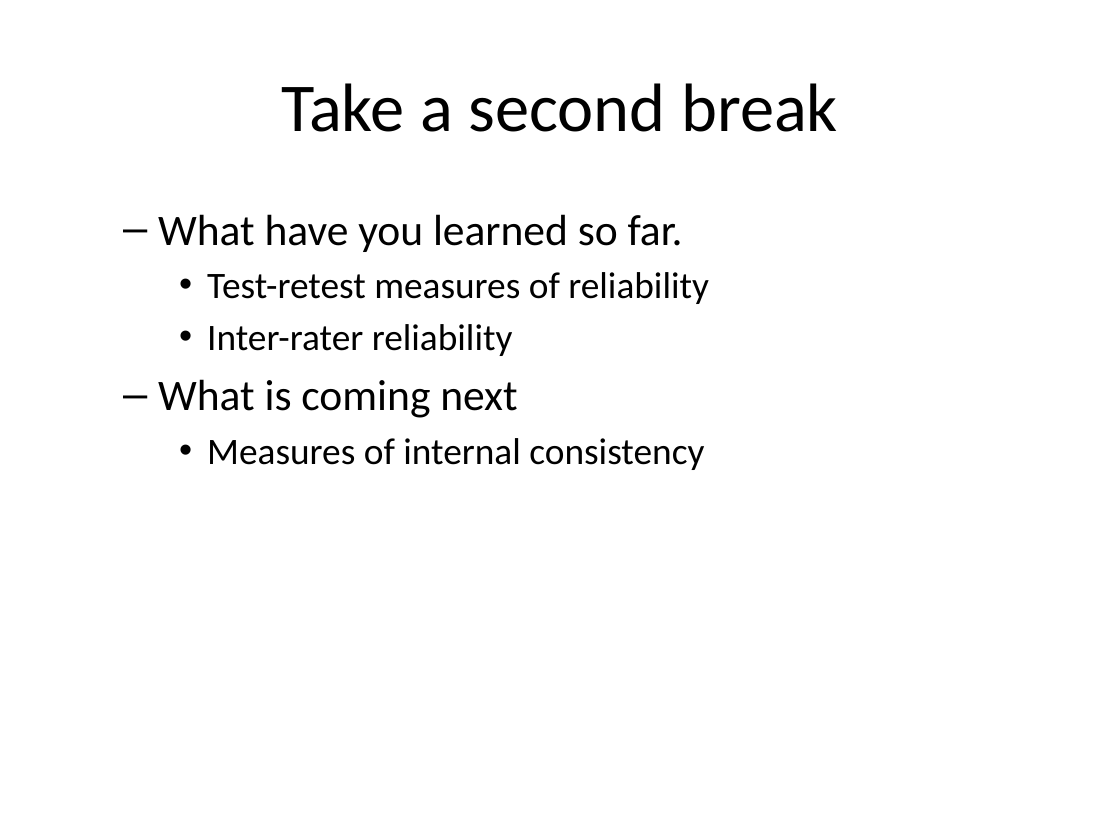
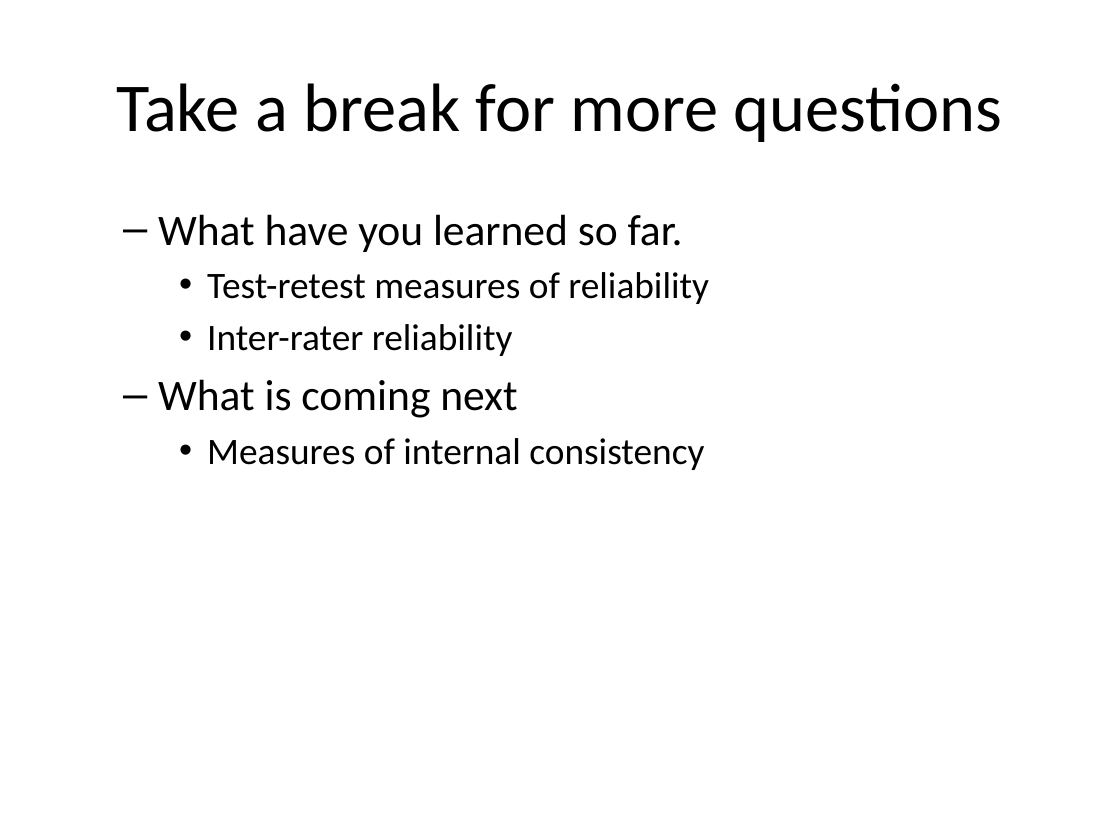
Before and after one commit to pmean/reliability-and-validity, a slide deck: slide 18 of src/rav.pptx (slide 17 before the commit). Drawn at 1120x840 pixels with LibreOffice and Linux fonts; fonts in the diff are those of the drawing. Boxes give left, top, right and bottom in pixels: in the first picture for what was removed or moved away, otherwise in the second. Text is boxed around its words. In the diff, an @@ line names an element or a change of style, - is before the commit and + after.

```diff
--- a/src/rav.pptx
+++ b/src/rav.pptx
@@ title at box(116, 83, 1003, 142): text changed @@
-Take a second break
+Take a break for more questions
```
Also in this commit, not shown: 15 other slides changed, 18 slides added, 5 slides removed, 3 other files.
